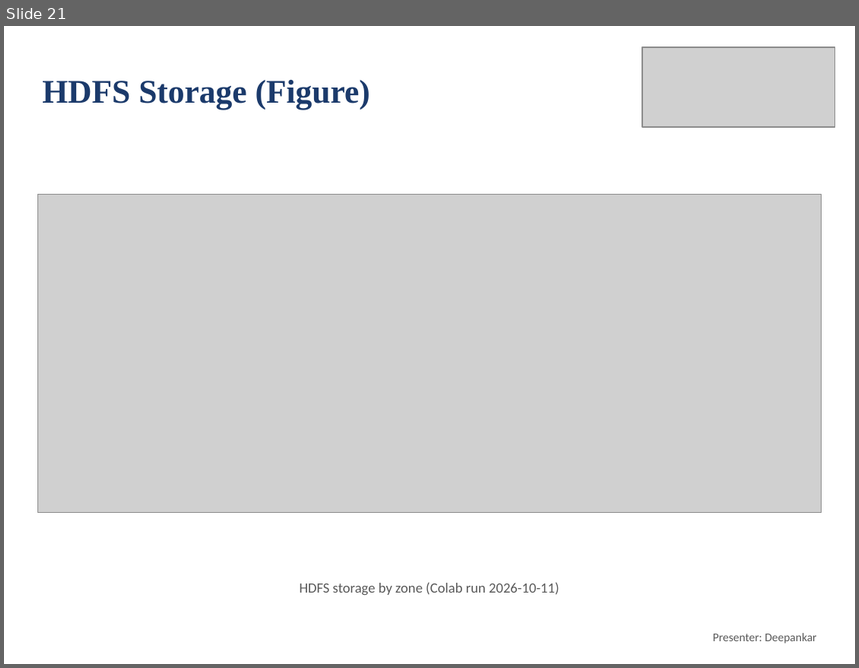
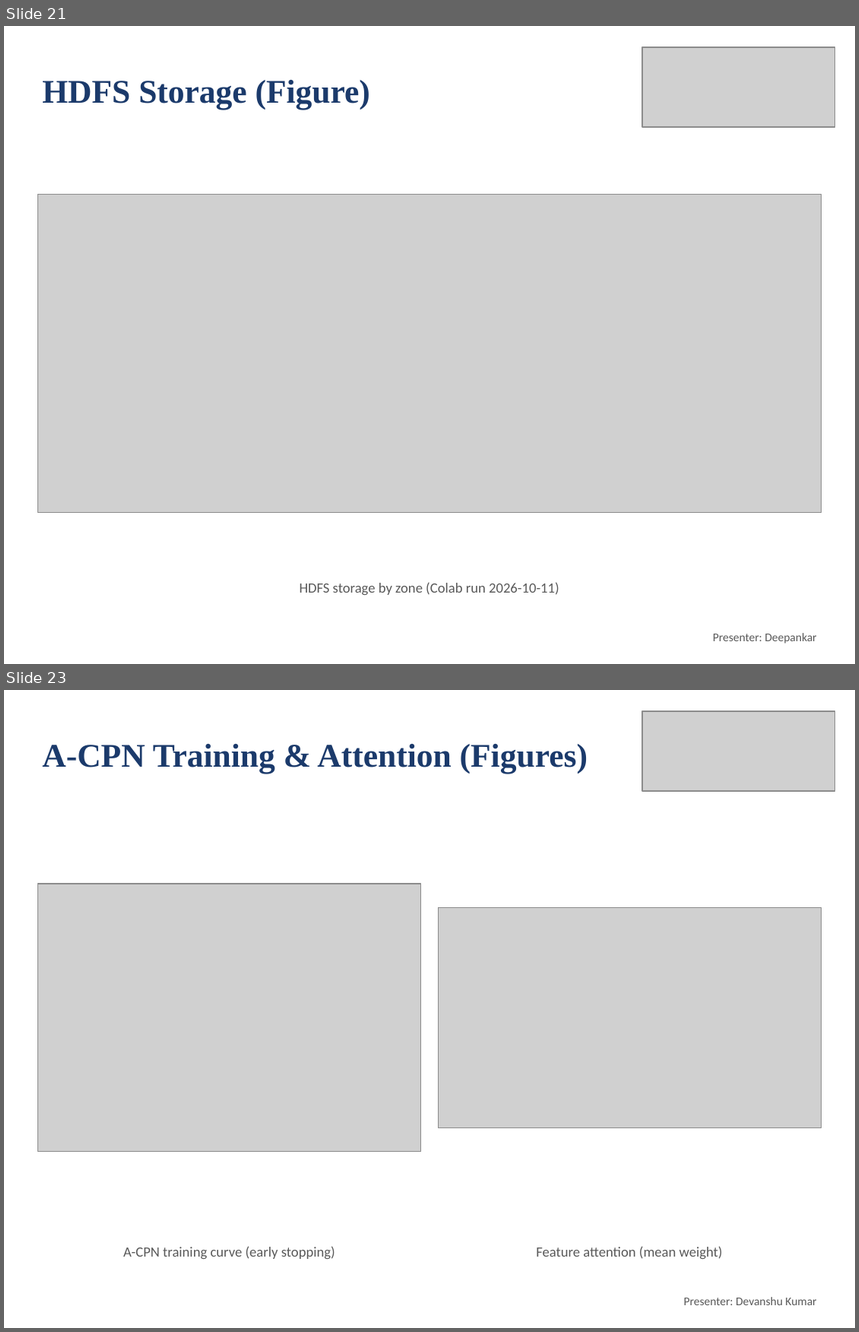
Before and after one commit to deepankarkumar1310/hadoop-ml-algorithm-, a slide deck: docs/Review2_Deck.pptx. Shown one above the other, each under a label of ours: slide 21 before the commit, slides 21 and 23 after it; the slides between them are not shown. The pictures are 859x668 and 859x1332 pixels, drawn with LibreOffice and Linux fonts; fonts in the diff are those of the drawing; grey boxes stand for pictures. Boxes give left, top, right and bottom in pixels: in the first picture for what was removed or moved away, otherwise in the second. Text is boxed around its words. In the diff, an @@ line names an element or a change of style, - is before the commit and + after.

```diff
--- a/docs/Review2_Deck.pptx
+++ b/docs/Review2_Deck.pptx
@@ slide 23 added at (4, 690, 855, 1328), background #FFFFFF @@
@@ picture added at (642, 711, 835, 791) @@
@@ title added at (42, 743, 588, 774), 28 pt, text #1B3A6B, bold @@
+A-CPN Training & Attention (Figures)
@@ picture added at (38, 884, 421, 1152) @@
@@ picture added at (438, 908, 821, 1129) @@
@@ text added at (123, 1246, 335, 1259), 12 pt, text #595959 @@
+A-CPN training curve (early stopping)
@@ text added at (536, 1246, 723, 1259), 12 pt, text #595959 @@
+Feature attention (mean weight)
@@ text added at (684, 1297, 816, 1306), 10 pt, text #595959 @@
+Presenter: Devanshu Kumar
```
Also in this commit, not shown: 9 slides changed, 2 other slides added, 1 slide removed, 3 other files.
